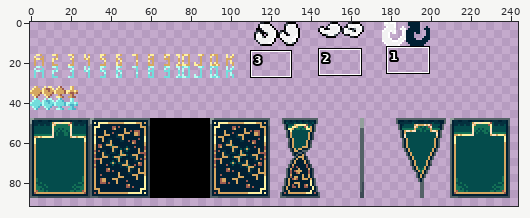
A sprite sheet gets an edit: assets/sprites.png. Above, an overview of the earlier version with the close-up marked.
Close-up. Before:
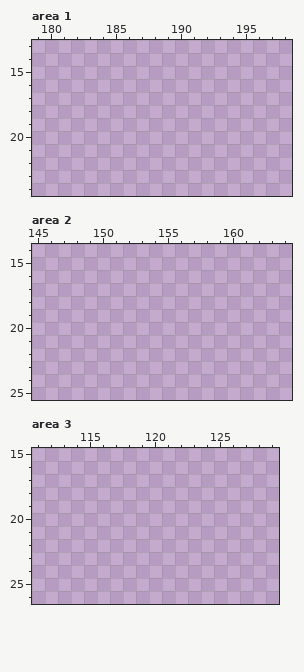
The file is 512x512 pixels. Shown: area 1: x 179..198, y 13..24; area 2: x 145..164, y 14..25; area 3: x 111..129, y 15..26. The wide view leaves out empty margins. The commit also changed other parts of the picture, which this record leaves out.
Palette (. is transparent): 
Now the later version:
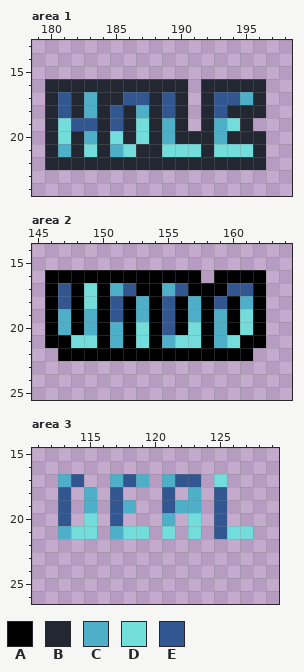
Colours new in this view: A #000000  B #232731  C #4db0c8  D #73dddc  E #325690
Edits made:
Area 1:
y 16: x 180..190 ........... -> BBBBBBBBBBB; x 192..196 ..... -> BBBBB
y 17: x 180..190 ........... -> BEBCBBEEBEB; x 192..196 ..... -> BEECB
y 18: x 180..190 ........... -> BEBCBEBCBEB; x 192..196 ..... -> BEBBB
y 19: x 180..190 ........... -> BDEEBEBDBCB; x 192..195 .... -> BCDB
y 20: x 180..196 ................. -> BDBCBDBDBCBBBCBBB
y 21: x 180..196 ................. -> BCBDBCDBBDDDBDDDB
y 22: x 180..196 ................. -> BBBBBBBBBBBBBBBBB
Area 2:
y 16: x 146..157 ............ -> AAAAAAAAAAAA; x 159..162 .... -> AAAA
y 17: x 146..162 ................. -> AEADACEAACEAAAEEA
y 18: x 146..162 ................. -> AEADAEACAEACAEACA
y 19: x 146..162 ................. -> ACACAEACAEACACADA
y 20: x 146..162 ................. -> ACACACADAEADACADA
y 21: x 146..162 ................. -> AADDACADACDDACDAA
y 22: x 147..161 ............... -> AAAAAAAAAAAAAAA
Area 3:
y 17: x 113..114 .. -> CE; x 117..119 ... -> CEC; x 121..123 ... -> CEE; x 125 . -> D
y 18: x 113 . -> E; x 115 . -> C; x 117 . -> E; x 121 . -> E; x 123 . -> C; x 125 . -> E
y 19: x 113 . -> E; x 115 . -> C; x 117..118 .. -> EC; x 121..123 ... -> ECC; x 125 . -> E
y 20: x 113 . -> E; x 115 . -> D; x 117 . -> E; x 121 . -> C; x 123 . -> D; x 125 . -> E
y 21: x 113..115 ... -> CDD; x 117..119 ... -> CDD; x 121 . -> D; x 123 . -> D; x 125..127 ... -> EDD
